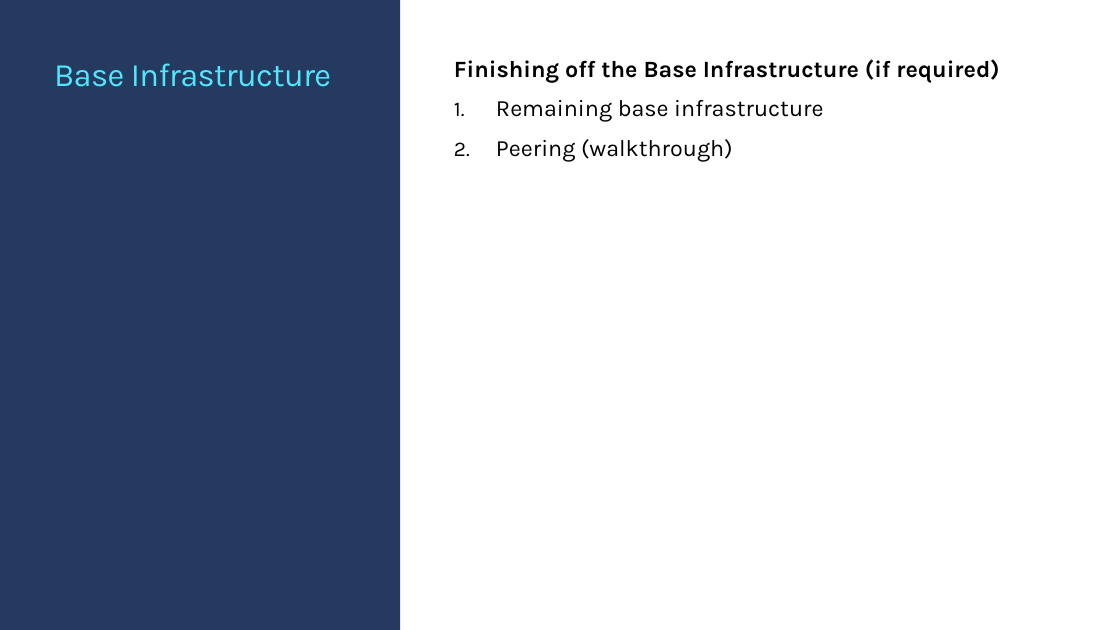
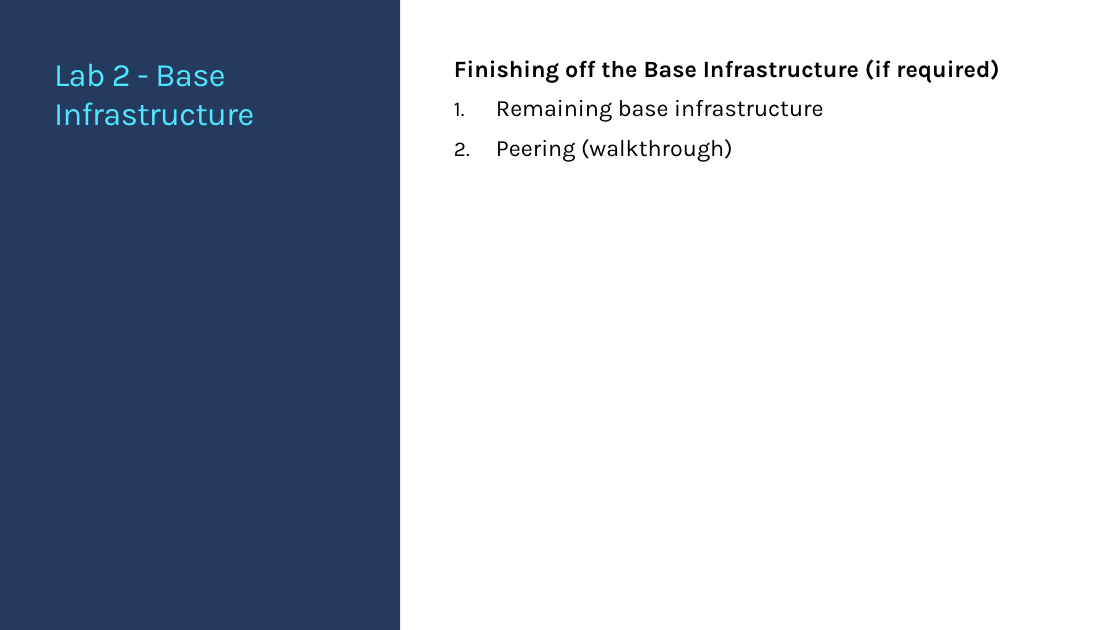
Before and after one commit to mikerossms/AVD-Bicep-Workshop-LBG, a slide deck: slide 7 of Presentation/LBG-AVDBicep-Day2.pptx. Drawn at 1120x630 pixels with LibreOffice and Linux fonts; fonts in the diff are those of the drawing; background and template pictures are left out. Boxes give left, top, right and bottom in pixels: in the first picture for what was removed or moved away, otherwise in the second. Text is boxed around its words. In the diff, an @@ line names an element or a change of style, - is before the commit and + after.

```diff
--- a/Presentation/LBG-AVDBicep-Day2.pptx
+++ b/Presentation/LBG-AVDBicep-Day2.pptx
@@ title at (54,63,254,126): text changed @@
-Base Infrastructure
+Lab 2 - Base Infrastructure
```
Also in this commit, not shown: 1 other slide changed, 2 slides added.
